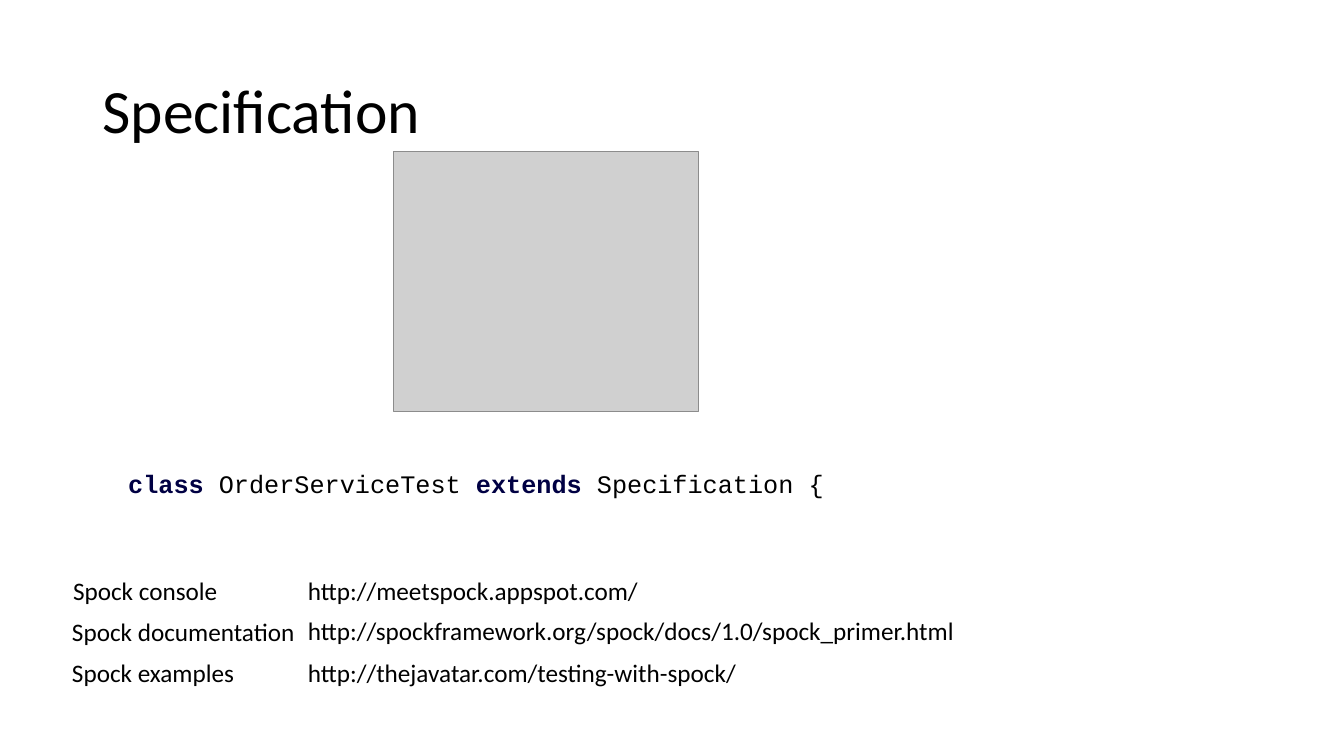
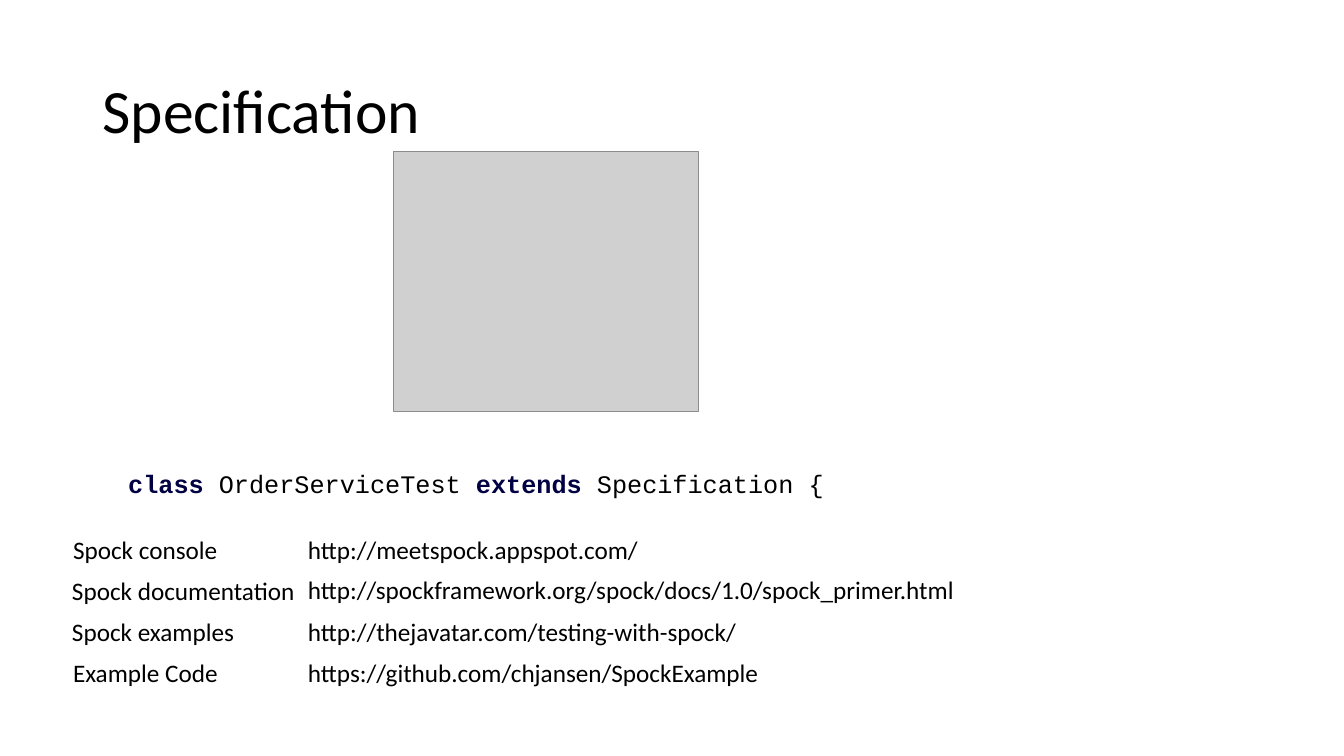
Before and after one commit to chjansen/SpockExample, a slide deck: slide 4 of Spock presentation.pptx. Drawn at 1344x756 pixels with LibreOffice and Linux fonts; fonts in the diff are those of the drawing; grey boxes stand for pictures. Boxes give left, top, right and bottom in pixels: in the first picture for what was removed or moved away, otherwise in the second. Text is boxed around its words. In the diff, an @@ line names an element or a change of style, - is before the commit and + after.

Commit message:
Made change to the presentation

```diff
--- a/Spock presentation.pptx
+++ b/Spock presentation.pptx
@@ 6 texts: place and size @@
-6 texts at <box>72,582,954,687</box>
+6 texts at <box>72,541,954,646</box>
@@ text added at <box>73,664,217,686</box>, 18 pt, text #000000 @@
+Example Code
@@ text added at <box>308,664,758,687</box>, 18 pt, text #000000 @@
+https://github.com/chjansen/SpockExample
```
